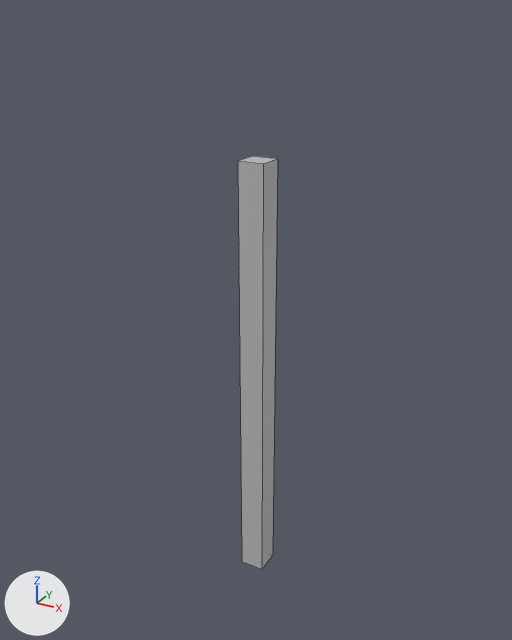
An edit to the FBX model Assets/Models/obelisk.fbx, drawn before and after from the same camera.
One viewpoint serves both versions: a 50 mm camera at (35.3, -64.6, 66.8) aimed at (-0.5, 0.6, 34.2). The axes (+X, +Y, +Z) are drawn at lower left. The lights are the same throughout. Mesh edges are drawn as thin lines. Where no turn or scale is listed for an object, it has been applied to the vertices.
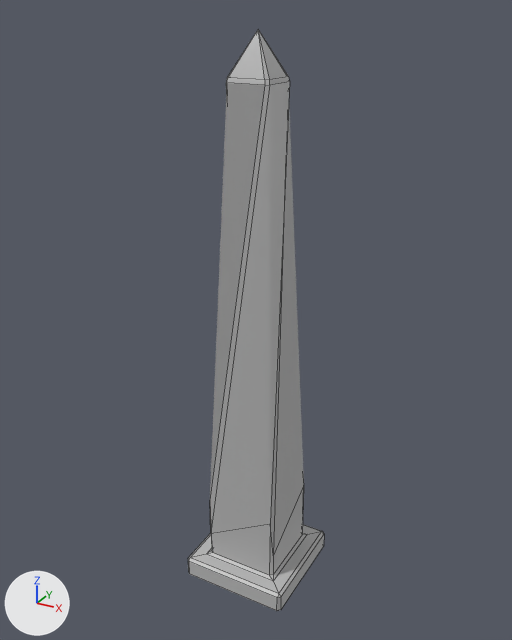
The change, as a list of edits to the scene's bpy script:
```text
Change me_mesh_001:
    used by ob_pcube2; location = (0.0, 0.0, 0.1); rotation_euler = (1.571, 0.0, 0.0), in degrees (90, 0, 0); scale = (3.0, 20.0, 3.0)
    remove me_mesh_001.from_pydata(...)  # 8 vertices, 6 faces; spans x -0.5..0.5, y 0.0..2.62, z -0.5..0.5
    add me_mesh_001.from_pydata(...)  # 65 vertices, 69 faces; spans x -0.75..0.75, y 0.0..2.82, z -0.75..0.75
    me_mesh_001 part 1
    4 vertices are removed from x -0.5..0.5, y 2.62, z -0.5..0.5
    5 faces are deleted
    45 vertices are added at x -0.75..0.73, y 0.0..2.82, z -0.75..0.75
    8 new vertices lie (0.04, 0.0, 0.04) away from vertices in x -0.75..0.71, y 0.0..2.63, z -0.75..0.71
    8 new vertices lie (0.04, 0.0, -0.04) away from vertices in x -0.75..0.71, y 0.0..2.63, z -0.71..0.75
    68 new faces join them
Change ob_pcube2:
    ob_pcube2.scale: (3.0, 20.0, 3.0) -> (9.0, 23.0, 9.0)
```

Boxes (x1, y1, x2, y2) around the edits, measured in the pictures (512 x 640 px):
'pCube2', reshaped, rescaled (234% wider, 41% taller)
    before: (238, 156, 278, 569)
    after: (188, 30, 324, 611)
